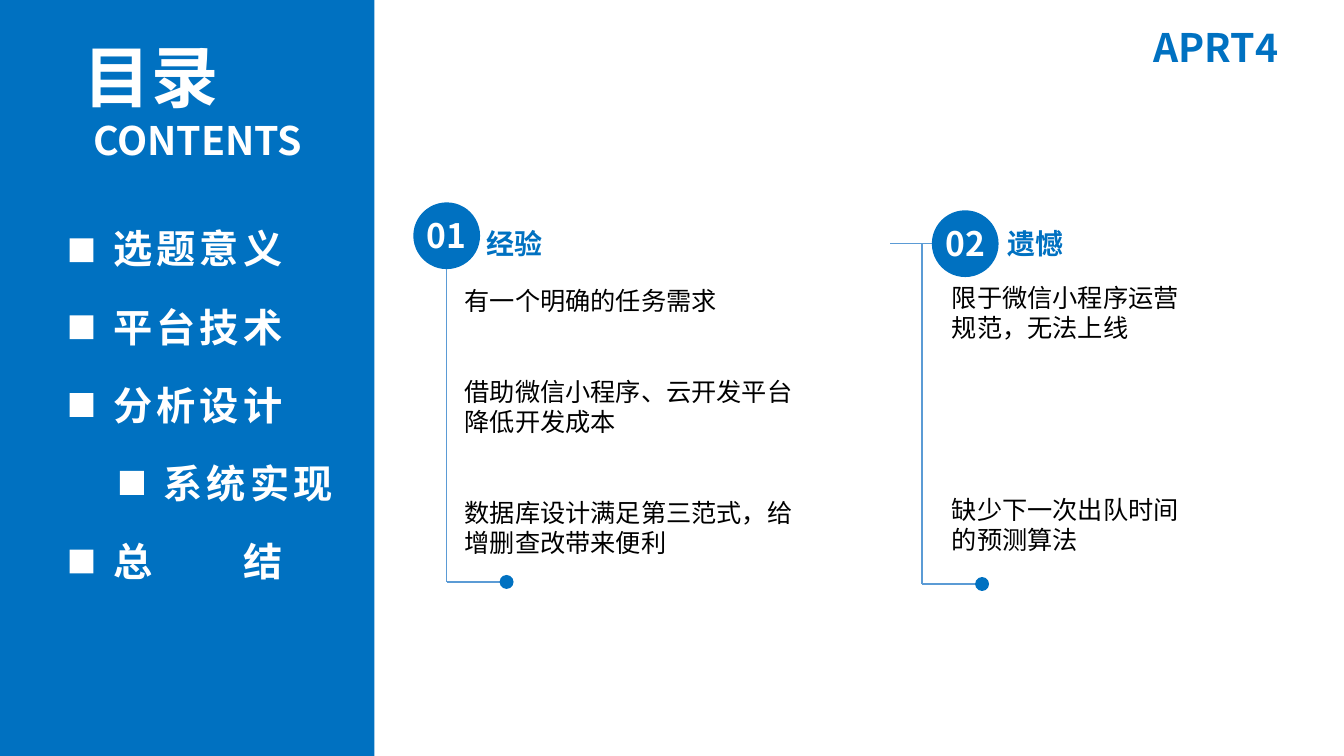
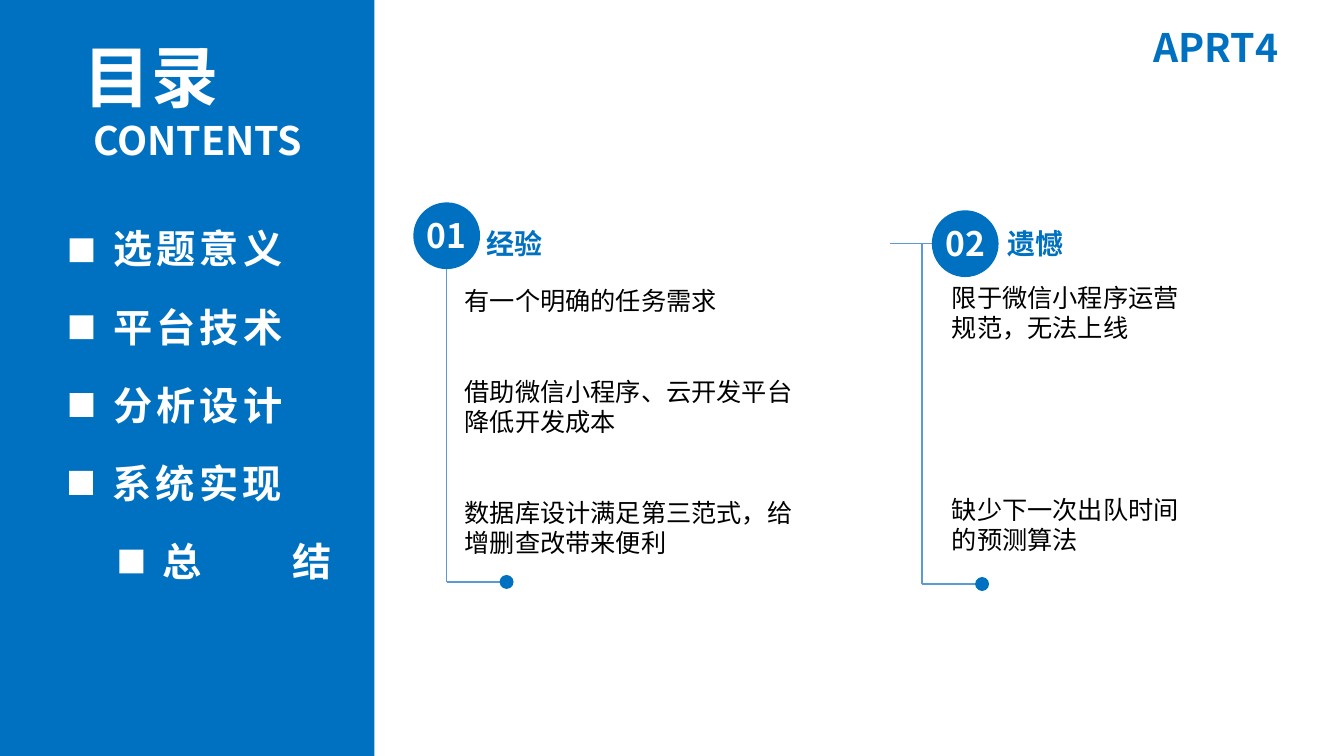
Before and after one commit to jeff-wangzhen/queue-progress, a slide deck: slide 16 of 毕业答辩.pptx (slide 15 before the commit). Drawn at 1344x756 pixels with LibreOffice and Linux fonts; fonts in the diff are those of the drawing; background and template pictures are left out. Boxes give left, top, right and bottom in pixels: in the first picture for what was removed or moved away, otherwise in the second. Text is boxed around its words. In the diff, an @@ line names an element or a change of style, - is before the commit and + after.

```diff
--- a/毕业答辩.pptx
+++ b/毕业答辩.pptx
@@ rectangle: place and size @@
-rectangle at [120, 471, 144, 495]
+rectangle at [69, 471, 93, 495]
@@ text "系统实现": place and size @@
-text "系统实现" at [163, 464, 332, 502]
+text "系统实现" at [112, 464, 281, 502]
@@ text "总 结": place and size @@
-text "总 结" at [113, 542, 282, 580]
+text "总 结" at [163, 542, 332, 580]
@@ rectangle: place and size @@
-rectangle at [70, 549, 94, 574]
+rectangle at [119, 549, 143, 574]
```
Also in this commit, not shown: 3 other slides changed, 1 slide added, 1 other file.
